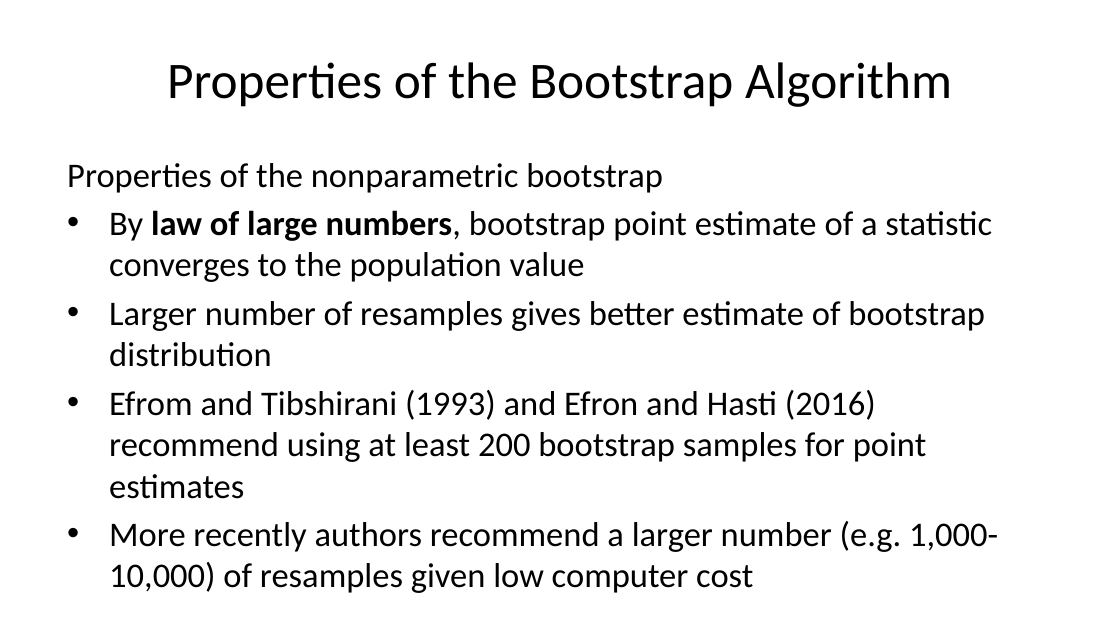
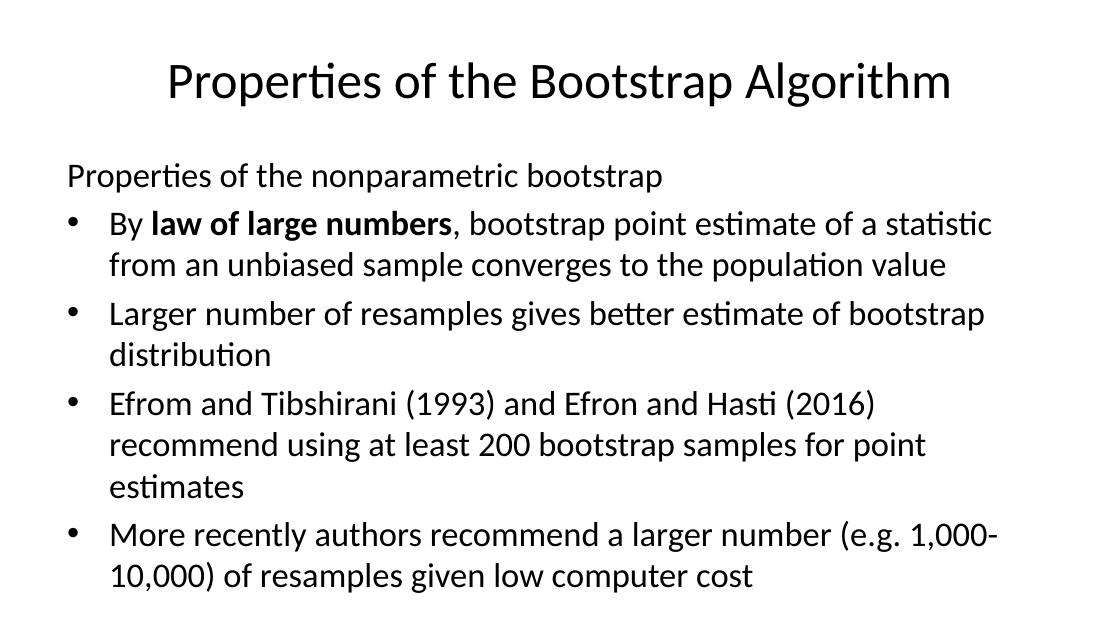
Before and after one commit to StephenElston/CSCI-E-83, a slide deck: slide 16 of LectureSlides/06b_IntroductionToBootstrap.pptx (slide 13 before the commit). Drawn at 1120x630 pixels with LibreOffice and Linux fonts; fonts in the diff are those of the drawing. Boxes give left, top, right and bottom in pixels: in the first picture for what was removed or moved away, otherwise in the second. Text is boxed around its words. In the diff, an @@ line names an element or a change of style, - is before the commit and + after.

Commit message:
Improved text on slides, added figure for bootstrap CIs

```diff
--- a/LectureSlides/06b_IntroductionToBootstrap.pptx
+++ b/LectureSlides/06b_IntroductionToBootstrap.pptx
@@ text at [109,210,992,282]: text changed @@
-• By law of large numbers, bootstrap point estimate of a statistic converges to the population value
+• By law of large numbers, bootstrap point estimate of a statistic from an unbiased sample converges to the population value
```
Also in this commit, not shown: 4 other slides changed, 5 slides added.
